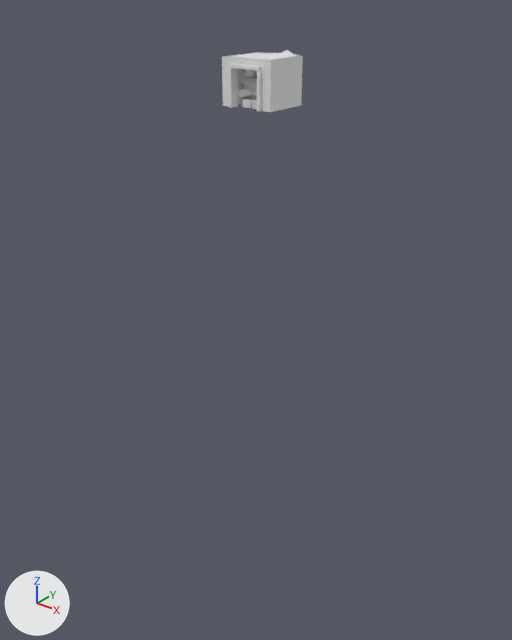
What one commit did to the Blender file Assets/Models/Environement/Crypt - Back Broken.blend.
Rendered twice from a 50 mm camera at (50.6, -65.7, 13.5) aimed at (-3.2, 1.6, -28.2). Lighting does not change. The marker at lower left points along +X, +Y and +Z. The first picture is the older version. Materials are left out; every surface is plain grey.

Names of what the first picture shows: 'Door Frame', 'Exterior Wall' and 7 more.
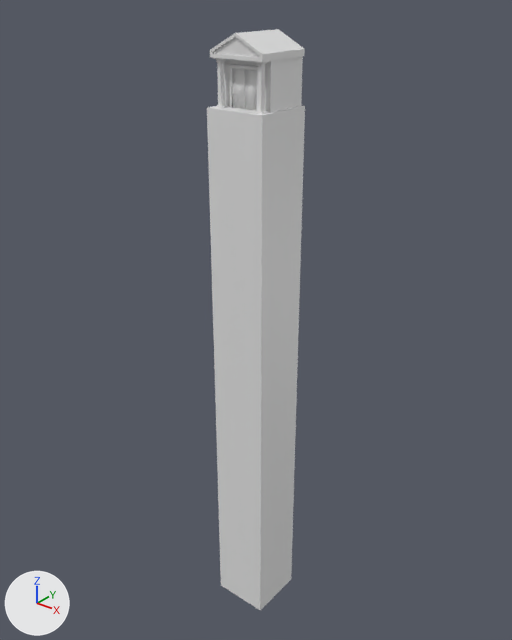
Where the change shows, as pixel boxes (x1, y1, x2, y2) in the pictures (512 x 640 px):
'Base', shown
    after: (207, 105, 305, 610)
'Roof', shown
    after: (210, 29, 305, 62)
'Pillars', shown
    after: (213, 58, 269, 114)
'Door Frame', deleted
    before: (229, 64, 261, 111)
'Door.R.001', shown
    after: (232, 68, 245, 109)
'Door.R', shown
    after: (245, 69, 257, 111)
'Plane.006', added
    after: (213, 37, 260, 57)
'Plane.005', added
    after: (229, 64, 258, 110)

What changed in the scene script:
```text
Add me_plane_016:
    me_plane_016.from_pydata(...)  # 5 vertices, 1 face; spans x -1.4..1.08, y -1.23, z 1.06..1.84
    me_plane_016.polygons.foreach_set('use_smooth', [True] * 1)
Add me_plane_008:
    me_plane_008.from_pydata(...)  # 16 vertices, 8 faces; spans x -0.96..0.64, y -0.73..-0.59, z -1.33..0.58
    me_plane_008.polygons.foreach_set('use_smooth', [True] * 8)
Change ob_base:
    remove ob_base.hide_set(True)
Change ob_door_r:
    remove ob_door_r.hide_set(True)
Change ob_pillars:
    remove ob_pillars.hide_set(True)
Remove ob_door_frame:
    ob_door_frame = bpy.data.objects.new('Door Frame', me_plane_004)
    ob_door_frame.location = (-1.4, -0.6, 3.2)
    ob_door_frame.scale = (2.71, 2.42, 2.42)
Change ob_roof:
    remove ob_roof.hide_set(True)
Change ob_door_r_001:
    remove ob_door_r_001.hide_set(True)
Add ob_plane_006:
    ob_plane_006 = bpy.data.objects.new('Plane.006', me_plane_016)
    ob_plane_006.location = (-1.4, -0.6, 3.2)
    ob_plane_006.scale = (2.71, 2.42, 2.42)
Add ob_plane_005:
    ob_plane_005 = bpy.data.objects.new('Plane.005', me_plane_008)
    ob_plane_005.location = (-1.4, -0.6, 3.2)
    ob_plane_005.scale = (2.71, 2.42, 2.42)
```
